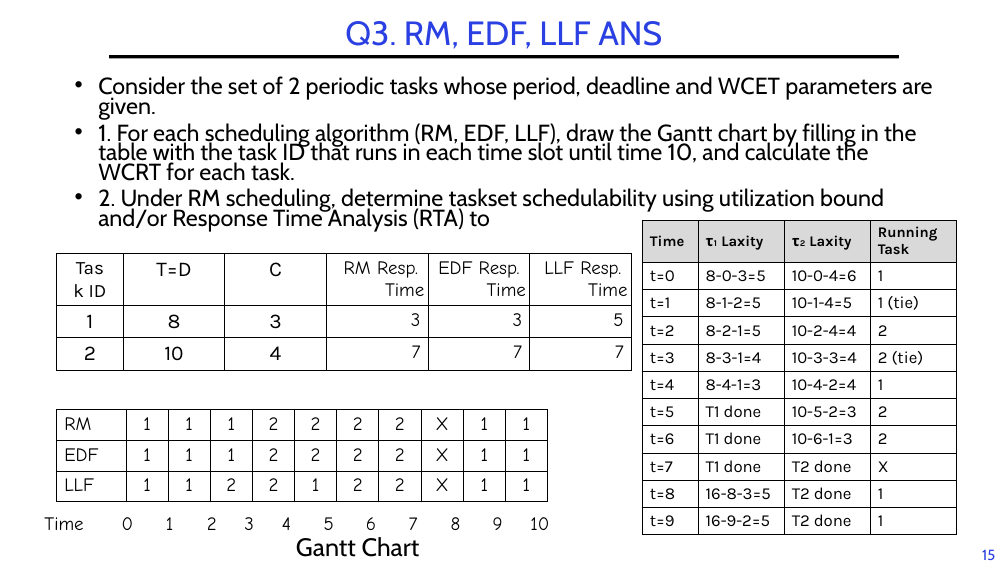
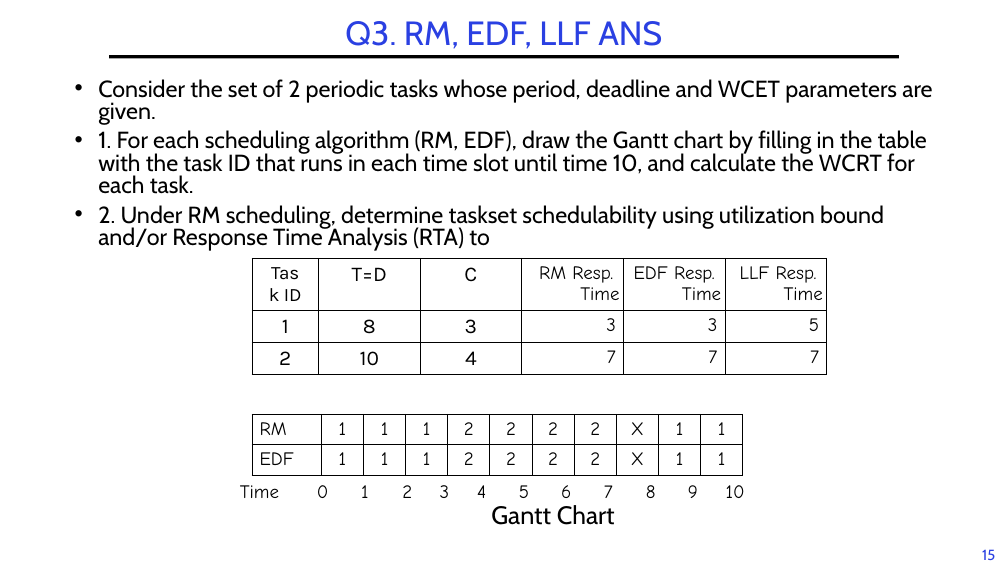
Before and after one commit to guhofstra/CSC112Fa26, a slide deck: slide 15 of PPTs/L6-Exercises ANS.pptx. Drawn at 1008x567 pixels with LibreOffice and Linux fonts; fonts in the diff are those of the drawing. Boxes give left, top, right and bottom in pixels: in the first picture for what was removed or moved away, otherwise in the second. Text is boxed around its words. In the diff, an @@ line names an element or a change of style, - is before the commit and + after.

```diff
--- a/PPTs/L6-Exercises ANS.pptx
+++ b/PPTs/L6-Exercises ANS.pptx
@@ text at bbox=[98, 79, 932, 251]: line spacing 0.7 to 0.8 @@
@@ text at bbox=[98, 130, 927, 194]: text changed @@
-• 1. For each scheduling algorithm (RM, EDF, LLF), draw the Gantt chart by filling in the table with the task ID that runs in each time slot until time 10, and calculate the WCRT for each task.
+• 1. For each scheduling algorithm (RM, EDF), draw the Gantt chart by filling in the table with the task ID that runs in each time slot until time 10, and calculate the WCRT for each task.
@@ table removed at bbox=[643, 221, 957, 541], 11 rows, 4 columns @@
-Time | τ₁ Laxity | τ₂ Laxity | Running Task
-t=0 | 8-0-3=5 | 10-0-4=6 | 1
-t=1 | 8-1-2=5 | 10-1-4=5 | 1 (tie)
-t=2 | 8-2-1=5 | 10-2-4=4 | 2
-t=3 | 8-3-1=4 | 10-3-3=4 | 2 (tie)
-t=4 | 8-4-1=3 | 10-4-2=4 | 1
-t=5 | T1 done | 10-5-2=3 | 2
-t=6 | T1 done | 10-6-1=3 | 2
-t=7 | T1 done | T2 done | X
-t=8 | 16-8-3=5 | T2 done | 1
-t=9 | 16-9-2=5 | T2 done | 1
@@ table: place and size @@
-table at bbox=[57, 254, 630, 373]
+table at bbox=[252, 259, 825, 377]
@@ table at bbox=[252, 414, 745, 476] @@
-row 3: LLF | 1 | 1 | 2 | 2 | 1 | 2 | 2 | X | 1 | 1
@@ table: place and size @@
-table at bbox=[57, 410, 550, 502]
+table at bbox=[252, 414, 745, 476]
@@ table: place and size @@
-table at bbox=[37, 510, 563, 541]
+table at bbox=[232, 478, 758, 509]
@@ text "Gantt Chart": place and size @@
-text "Gantt Chart" at bbox=[296, 537, 420, 557]
+text "Gantt Chart" at bbox=[491, 505, 615, 525]
```
Also in this commit, not shown: 1 other slide changed, 19 slides removed, 14 other files.
